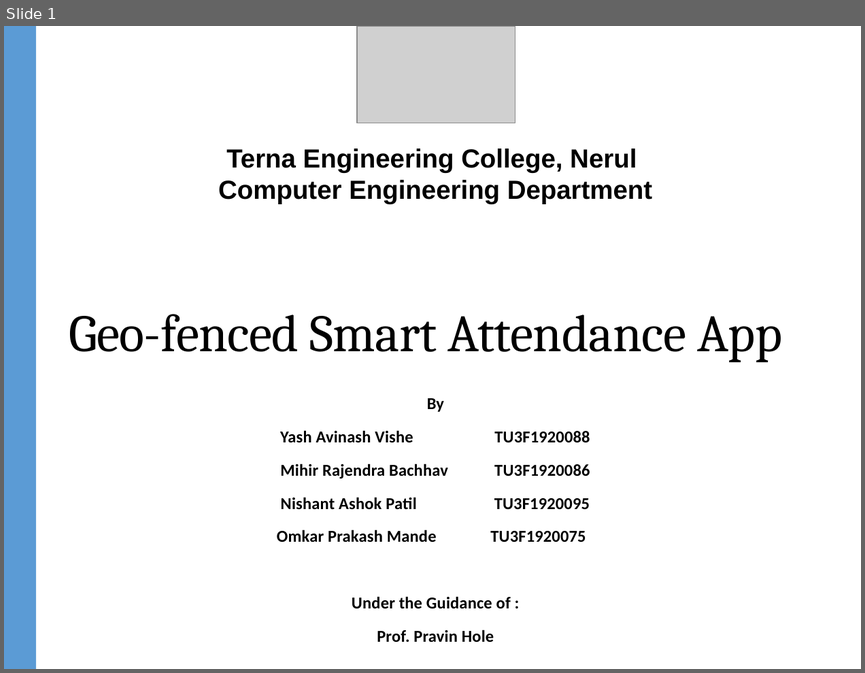
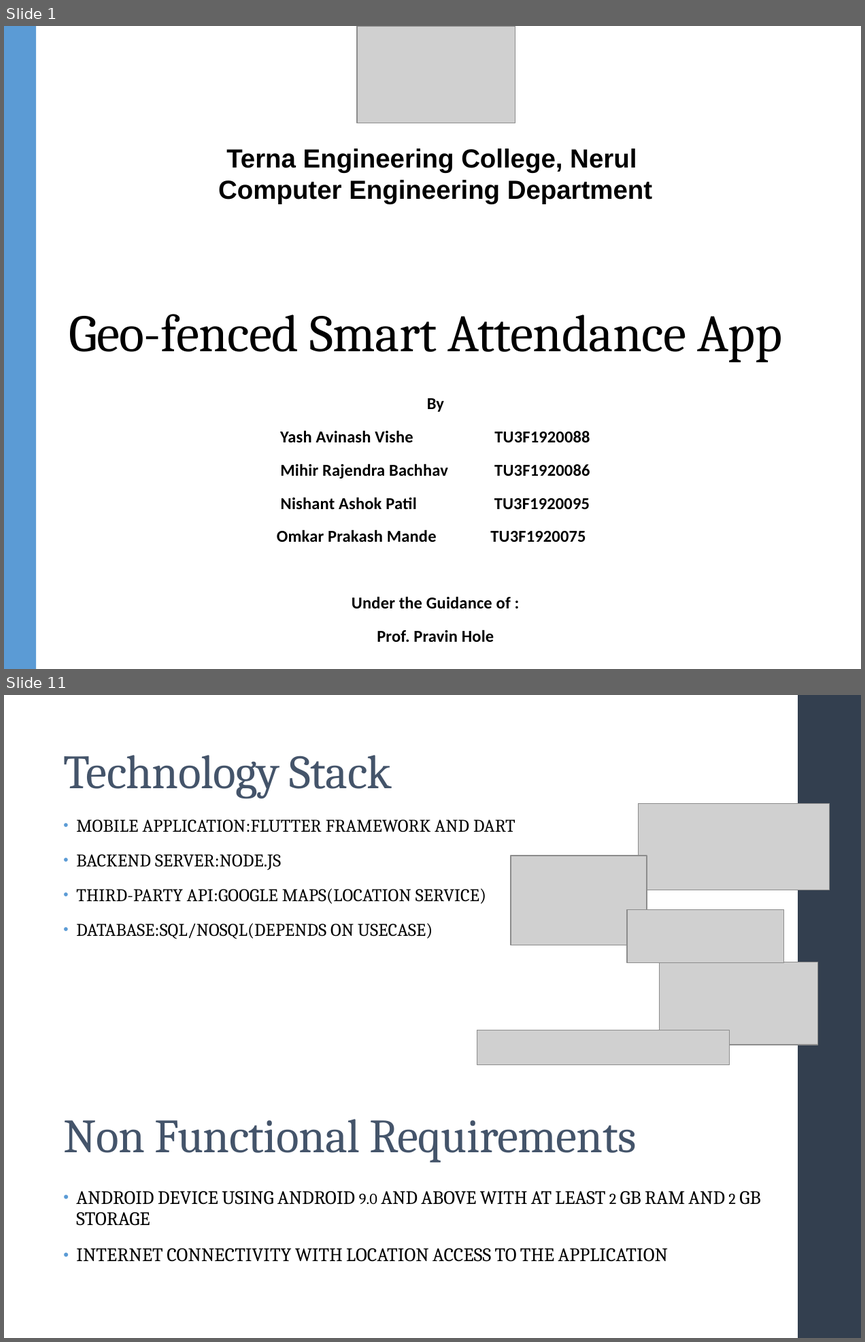
Before and after one commit to nishant-patil-280/Major-Project, a slide deck: docs/major project main ppt.pptx. Shown one above the other, each under a label of ours: slide 1 before the commit, slides 1 and 11 after it; the slides between them are not shown. The pictures are 865x673 and 865x1342 pixels, drawn with LibreOffice and Linux fonts; fonts in the diff are those of the drawing; grey boxes stand for pictures. Boxes give left, top, right and bottom in pixels: in the first picture for what was removed or moved away, otherwise in the second. Text is boxed around its words. In the diff, an @@ line names an element or a change of style, - is before the commit and + after.

```diff
--- a/docs/major project main ppt.pptx
+++ b/docs/major project main ppt.pptx
@@ slide 11 added at box(4, 695, 861, 1338), background #FFFFFF @@
@@ rectangle added at box(798, 695, 861, 1338), fill #333F50 @@
@@ title added at box(63, 755, 392, 798), 40 pt, text #44546A @@
+Technology Stack
@@ picture added at box(638, 803, 829, 889) @@
@@ text added at box(76, 819, 515, 939), 15 pt, text #000000 @@
+• MOBILE APPLICATION:FLUTTER FRAMEWORK AND DART
+• BACKEND SERVER:NODE.JS
+• THIRD-PARTY API:GOOGLE MAPS(LOCATION SERVICE)
+• DATABASE:SQL/NOSQL(DEPENDS ON USECASE)
@@ picture added at box(511, 855, 647, 945) @@
@@ picture added at box(627, 909, 784, 962) @@
@@ picture added at box(660, 962, 818, 1045) @@
@@ picture added at box(477, 1030, 729, 1064) @@
@@ text added at box(63, 1119, 636, 1162), 40 pt, text #44546A @@
+Non Functional Requirements
@@ text added at box(76, 1191, 760, 1261), 16 pt, text #000000, small capitals @@
+• ANDROID DEVICE USING ANDROID 9.0 AND ABOVE WITH AT LEAST 2 GB RAM AND 2 GB STORAGE
+• INTERNET CONNECTIVITY WITH LOCATION ACCESS TO THE APPLICATION
```
Also in this commit, not shown: 4 slides changed, 5 other slides added, 1 slide removed.
